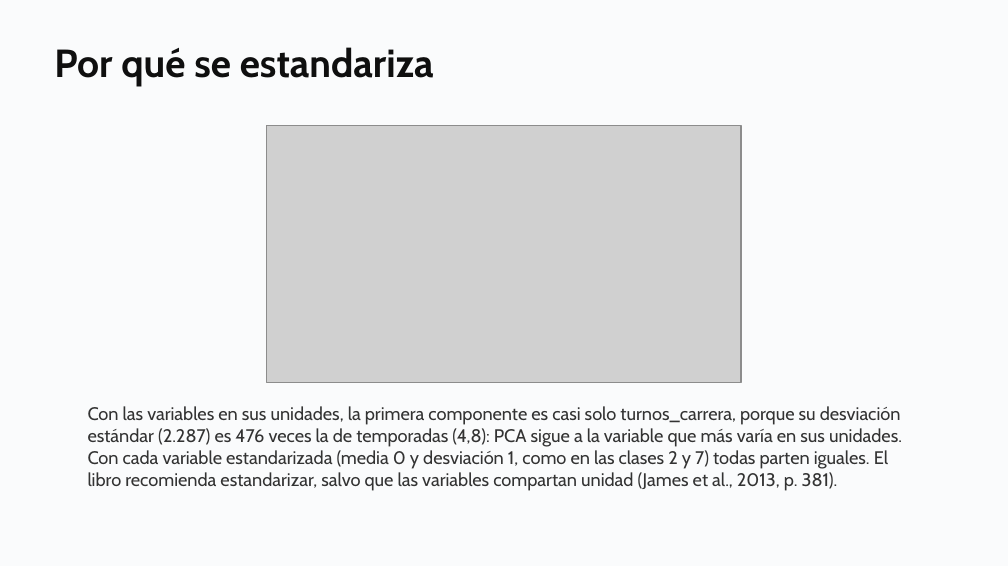
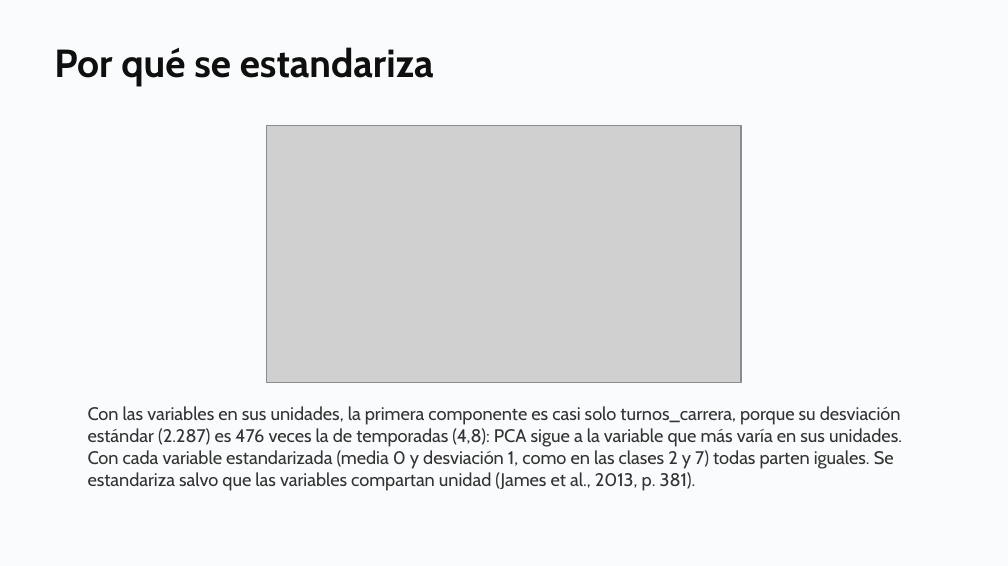
Before and after one commit to daniopitz/diplomado-cdd, a slide deck: slide 19 of presentaciones/clase08_componentes_principales.pptx (slide 18 before the commit). Drawn at 1008x566 pixels with LibreOffice and Linux fonts; fonts in the diff are those of the drawing; grey boxes stand for pictures. Boxes give left, top, right and bottom in pixels: in the first picture for what was removed or moved away, otherwise in the second. Text is boxed around its words. In the diff, an @@ line names an element or a change of style, - is before the commit and + after.

```diff
--- a/presentaciones/clase08_componentes_principales.pptx
+++ b/presentaciones/clase08_componentes_principales.pptx
@@ text at (x1=88, y1=406, x2=902, y2=491): text changed @@
-Con las variables en sus unidades, la primera componente es casi solo turnos_carrera, porque su desviación estándar (2.287) es 476 veces la de temporadas (4,8): PCA sigue a la variable que más varía en sus unidades. Con cada variable estandarizada (media 0 y desviación 1, como en las clases 2 y 7) todas parten iguales. El libro recomienda estandarizar, salvo que las variables compartan unidad (James et al., 2013, p. 381).
+Con las variables en sus unidades, la primera componente es casi solo turnos_carrera, porque su desviación estándar (2.287) es 476 veces la de temporadas (4,8): PCA sigue a la variable que más varía en sus unidades. Con cada variable estandarizada (media 0 y desviación 1, como en las clases 2 y 7) todas parten iguales. Se estandariza salvo que las variables compartan unidad (James et al., 2013, p. 381).
```
Also in this commit, not shown: 1 other slide changed, 1 slide added, 3 other files.
